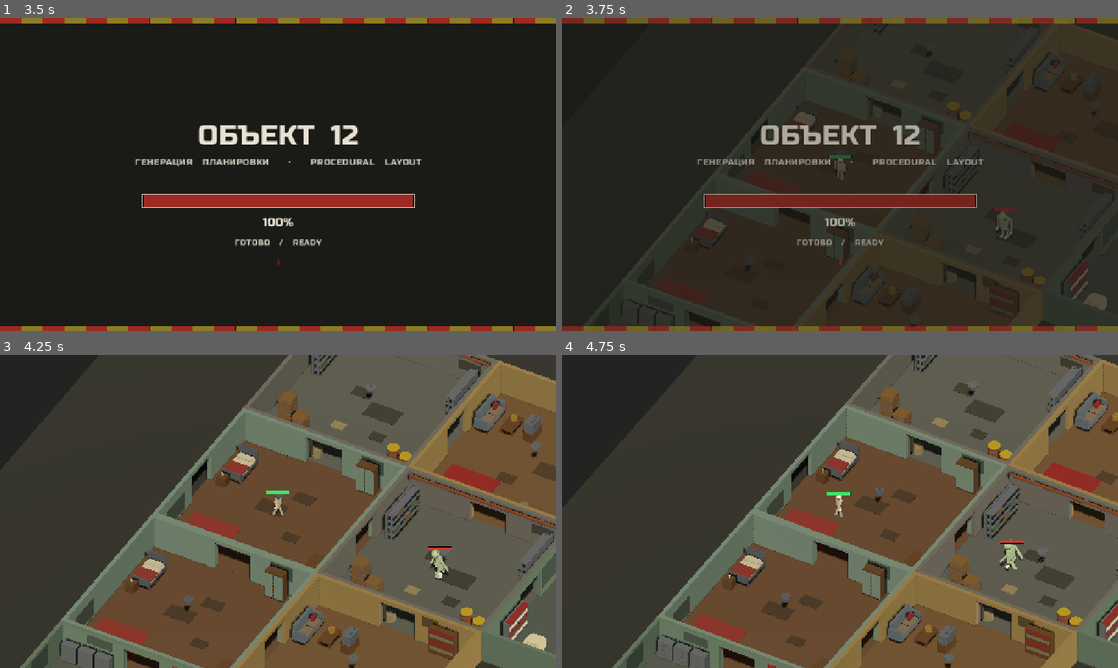
Above: before the commit, frames 1-4 (two rows, left to right).
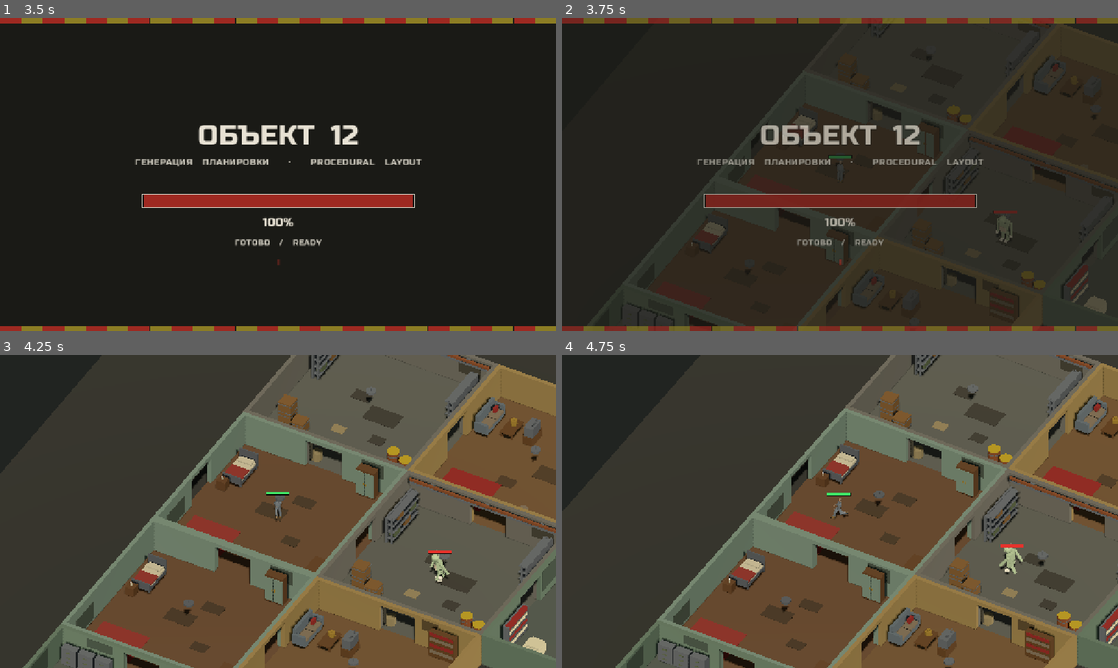
Above: after the commit, the same moments.

Repository: nhudson99/nuclear-winter
Game: Godot game, scene res://scenes/TitleScreen.tscn
Same seed, same stepped clock (60 frames per second), same inputs: the game is played once before the commit and once after it.
Inputs (mouse positions are in pixels of both pictures, inside the frame that each line leads up to):
- Up to frame 1 (3.5 s): tap Enter at 0.5 s; hold D (move_right) 0.53-1.28 s; tap E (interact) at 0.6, 1.35, 2.85 s; click (278, 174) at 0.67 s; hold S (move_down) 1.28-2 s; click (278, 174) at 1.42 s; click "LEVEL 1" at 2 s; move the mouse to (333, 105) at 2.77 s; hold D (move_right) from 2.78 s (still down)
- Up to frame 2 (3.75 s): tap Space at 3.5 s; move the mouse to (812, 237) at 3.52 s; release D (move_right) at 3.53 s; hold W (move_up) from 3.53 s (still down); tap E (interact) at 3.6 s; click (812, 237) at 3.67 s
- Up to frame 3 (4.25 s): keep holding W (move_up)
- Up to frame 4 (4.75 s): move the mouse to (1006, 558) at 4.27 s; release W (move_up) at 4.28 s; hold A (move_left) from 4.28 s (still down); tap E (interact) at 4.35 s

Frame 1 is identical in both runs. In frame 2, 2.4% of the frame differs, in the area x 10-100%, y 1-99%; in frame 3, 15%, in the area x 3-100%, y 0-100%; in frame 4, 14%.

Commit message:
Use the prisoner as the player character in Godot
Player.gd now drives the baked Idle/Walk/Run/Die clips from the GLB instead of
swinging pivot empties, scales playback to the ground speed so the boots do not
skate, and turns the model to face travel (glTF forward is -Z, which the old
yaw was half a turn out on). The collision capsule now reaches the floor.

Co-authored-by: nhudson99 <nhudson99@users.noreply.github.com>

Diff:
--- a/godot/scenes/Main.tscn
+++ b/godot/scenes/Main.tscn
@@ -2,7 +2,7 @@
 
 [ext_resource type="Script" path="res://scripts/Main.gd" id="1_nxtc6"]
 [ext_resource type="Script" path="res://scripts/Player.gd" id="2_jlsqs"]
-[ext_resource type="PackedScene" path="res://assets/characters/humanoid_scavenger.glb" id="3_q8u5g"]
+[ext_resource type="PackedScene" path="res://assets/characters/player_prisoner.glb" id="3_q8u5g"]
 [ext_resource type="Script" path="res://scripts/Monster.gd" id="4_lhr70"]
 [ext_resource type="PackedScene" path="res://assets/characters/enemy_monster.glb" id="5_wp0k4"]
 [ext_resource type="Script" path="res://scripts/PickupItem.gd" id="6_bjd11"]
@@ -16,8 +16,8 @@
 ambient_light_energy = 0.34
 
 [sub_resource type="CapsuleShape3D" id="CapsuleShape3D_3p2gp"]
-radius = 0.35
-height = 1.2
+radius = 0.3
+height = 1.6
 
 [sub_resource type="CapsuleShape3D" id="CapsuleShape3D_cvmbd"]
 radius = 0.42
@@ -46,10 +46,10 @@
 script = ExtResource("2_jlsqs")
 
 [node name="CollisionShape3D" type="CollisionShape3D" parent="Player"]
-transform = Transform3D(1, 0, 0, 0, 1, 0, 0, 0, 1, 0, 0.9, 0)
+transform = Transform3D(1, 0, 0, 0, 1, 0, 0, 0, 1, 0, 0.8, 0)
 shape = SubResource("CapsuleShape3D_3p2gp")
 
-[node name="Humanoid" type="Node3D" parent="Player" instance=ExtResource("3_q8u5g")]
+[node name="Model" type="Node3D" parent="Player" instance=ExtResource("3_q8u5g")]
 
 [node name="Monster" type="CharacterBody3D" parent="."]
 transform = Transform3D(1, 0, 0, 0, 1, 0, 0, 0, 1, 0, 0.05, -12)
--- a/godot/scripts/Player.gd
+++ b/godot/scripts/Player.gd
@@ -6,19 +6,21 @@
 @export var move_speed: float = 5.5
 @export var gravity: float = 20.0
 @export var turn_speed: float = 12.0
-@export var walk_anim_speed: float = 10.0
-@export var stride_angle_deg: float = 28.0
 @export var max_health: float = 100.0
-@export var health_bar_height: float = 2.15
+@export var health_bar_height: float = 2.1
 @export var interact_range: float = 2.2
+## Ground covered by one full cycle of each clip. Playback is scaled to match
+## it so the boots do not skate across the floor.
+@export var walk_cycle_metres: float = 1.45
+@export var run_cycle_metres: float = 2.3
+@export var run_threshold: float = 3.0
 
-@onready var visual: Node3D = $Humanoid
+@onready var visual: Node3D = $Model
 
-var pivot_arm_l: Node3D
-var pivot_arm_r: Node3D
-var pivot_leg_l: Node3D
-var pivot_leg_r: Node3D
-var _walk_phase: float = 0.0
+const LOOPING_CLIPS := ["Idle", "Walk", "Run"]
+
+var _anim: AnimationPlayer
+var _clip: String = ""
 var health: float = 100.0
 var _health_bar: HealthBar3D
 var _alive: bool = true
@@ -28,10 +30,14 @@
 func _ready() -> void:
 	add_to_group("player")
 	health = max_health
-	pivot_arm_l = _find_node_by_name(visual, "Pivot_Arm_L") as Node3D
-	pivot_arm_r = _find_node_by_name(visual, "Pivot_Arm_R") as Node3D
-	pivot_leg_l = _find_node_by_name(visual, "Pivot_Leg_L") as Node3D
-	pivot_leg_r = _find_node_by_name(visual, "Pivot_Leg_R") as Node3D
+	_anim = _find_animation_player(visual)
+	if _anim:
+		# The glTF importer leaves every clip one-shot; the locomotion cycles
+		# have to be told they loop.
+		for clip_name in LOOPING_CLIPS:
+			if _anim.has_animation(clip_name):
+				_anim.get_animation(clip_name).loop_mode = Animation.LOOP_LINEAR
+		_play("Idle", 1.0)
 	_health_bar = HealthBar3D.new()
 	_health_bar.name = "HealthBar"
 	_health_bar.fill_color = Color(0.25, 0.9, 0.4, 1.0)
@@ -44,7 +50,8 @@
 		velocity = Vector3.ZERO
 		_apply_gravity(delta)
 		move_and_slide()
-		_animate_walk(_walk_phase, 0.0)
+		if _alive:
+			_play("Idle", 1.0)
 		return
 
 	if Input.is_action_just_pressed("interact"):
@@ -69,12 +76,15 @@
 	var planar := Vector3(velocity.x, 0.0, velocity.z)
 	var speed := planar.length()
 	if speed > 0.15:
-		var target_yaw := atan2(planar.x, planar.z)
+		# glTF forward is -Z, so the yaw that points the model down the travel
+		# direction is half a turn from atan2 of the velocity.
+		var target_yaw := atan2(planar.x, planar.z) + PI
 		visual.rotation.y = lerp_angle(visual.rotation.y, target_yaw, clampf(turn_speed * delta, 0.0, 1.0))
-		_walk_phase += delta * walk_anim_speed * clampf(speed / move_speed, 0.35, 1.25)
-		_animate_walk(_walk_phase, 1.0)
+		var clip := "Run" if speed >= run_threshold else "Walk"
+		var metres: float = run_cycle_metres if clip == "Run" else walk_cycle_metres
+		_play(clip, _cycle_speed(clip, speed, metres))
 	else:
-		_animate_walk(_walk_phase, 0.0)
+		_play("Idle", 1.0)
 
 func take_damage(amount: float) -> void:
 	if not _alive or amount <= 0.0:
@@ -85,6 +95,7 @@
 	if health <= 0.0:
 		_alive = false
 		velocity = Vector3.ZERO
+		_play("Die", 1.0)
 		died.emit()
 
 func is_alive() -> bool:
@@ -128,26 +139,28 @@
 	else:
 		velocity.y = 0.0
 
-func _animate_walk(phase: float, amount: float) -> void:
-	var swing := deg_to_rad(stride_angle_deg) * amount * sin(phase)
-	if pivot_arm_l:
-		pivot_arm_l.rotation.x = -swing
-	if pivot_arm_r:
-		pivot_arm_r.rotation.x = swing
-	if pivot_leg_l:
-		pivot_leg_l.rotation.x = swing
-	if pivot_leg_r:
-		pivot_leg_r.rotation.x = -swing
-	if visual:
-		visual.position.y = 0.03 * amount * absf(sin(phase * 2.0))
+func _play(clip: String, speed: float) -> void:
+	if _anim == null or not _anim.has_animation(clip):
+		return
+	_anim.speed_scale = speed
+	if _clip == clip:
+		return
+	_clip = clip
+	_anim.play(clip, 0.15, speed)
 
-func _find_node_by_name(root: Node, node_name: String) -> Node:
+func _cycle_speed(clip: String, speed: float, cycle_metres: float) -> float:
+	if _anim == null or not _anim.has_animation(clip) or cycle_metres <= 0.0:
+		return 1.0
+	var cycle_seconds := _anim.get_animation(clip).length
+	return clampf(speed * cycle_seconds / cycle_metres, 0.35, 2.5)
+
+func _find_animation_player(root: Node) -> AnimationPlayer:
 	if root == null:
 		return null
-	if root.name == node_name:
-		return root
+	if root is AnimationPlayer:
+		return root as AnimationPlayer
 	for child in root.get_children():
-		var found := _find_node_by_name(child, node_name)
+		var found := _find_animation_player(child)
 		if found:
 			return found
 	return null
--- a/godot/tools/build_main_scene.gd
+++ b/godot/tools/build_main_scene.gd
@@ -11,10 +11,10 @@
 	call_deferred("_build")
 
 func _build() -> void:
-	var humanoid_path := "res://assets/characters/humanoid_scavenger.glb"
+	var player_path := "res://assets/characters/player_prisoner.glb"
 	var monster_path := "res://assets/characters/enemy_monster.glb"
 
-	for path in [humanoid_path, monster_path]:
+	for path in [player_path, monster_path]:
 		if not ResourceLoader.exists(path):
 			push_error("Missing: " + path)
 			quit(1)
@@ -73,17 +73,19 @@
 	var col := CollisionShape3D.new()
 	col.name = "CollisionShape3D"
 	var capsule := CapsuleShape3D.new()
-	capsule.radius = 0.35
-	capsule.height = 1.2
+	capsule.radius = 0.30
+	# The prisoner is 1.8 m and stands on his origin, so the capsule has to
+	# reach down to y = 0 or the body floats half a metre off the floor.
+	capsule.height = 1.6
 	col.shape = capsule
-	col.position = Vector3(0, 0.9, 0)
+	col.position = Vector3(0, 0.8, 0)
 	player.add_child(col)
 	col.owner = main
 
-	var humanoid: Node3D = (load(humanoid_path) as PackedScene).instantiate()
-	humanoid.name = "Humanoid"
-	player.add_child(humanoid)
-	humanoid.owner = main
+	var model: Node3D = (load(player_path) as PackedScene).instantiate()
+	model.name = "Model"
+	player.add_child(model)
+	model.owner = main
 
 	var monster := CharacterBody3D.new()
 	monster.name = "Monster"
Binary file changed: godot/assets/characters/player_prisoner.glb
Not shown, added: godot/assets/characters/player_prisoner.glb.import
Binary file added: godot/assets/characters/player_prisoner_player_prisoner_baked.png
Not shown, added: godot/assets/characters/player_prisoner_player_prisoner_baked.png.import
Not shown, added: godot/tools/screenshot_layouts.gd.uid
Not shown, changed: blender/build_prisoner.py
Not shown, changed: blender/player_prisoner.blend
Not shown, changed: blender/render_prisoner.py
